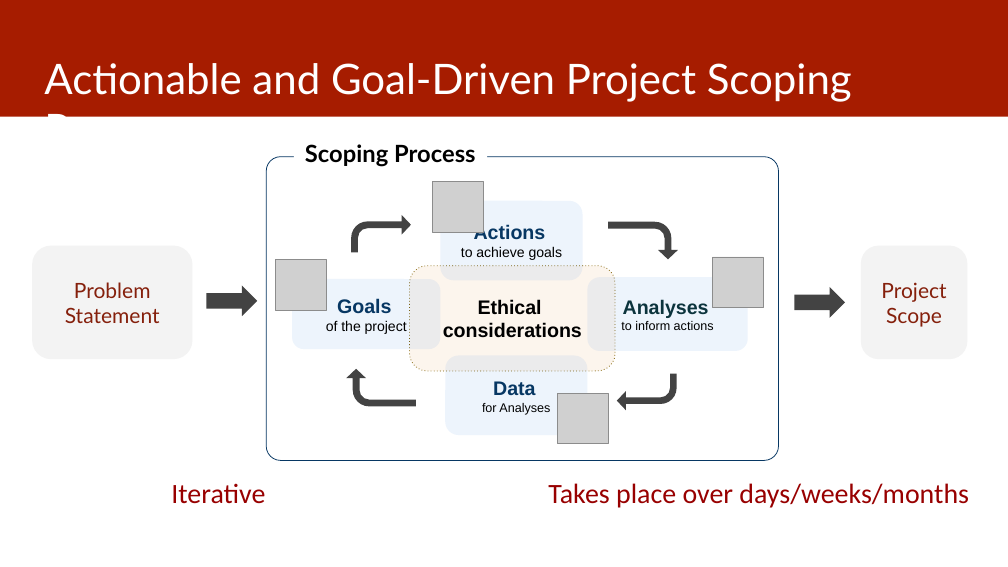
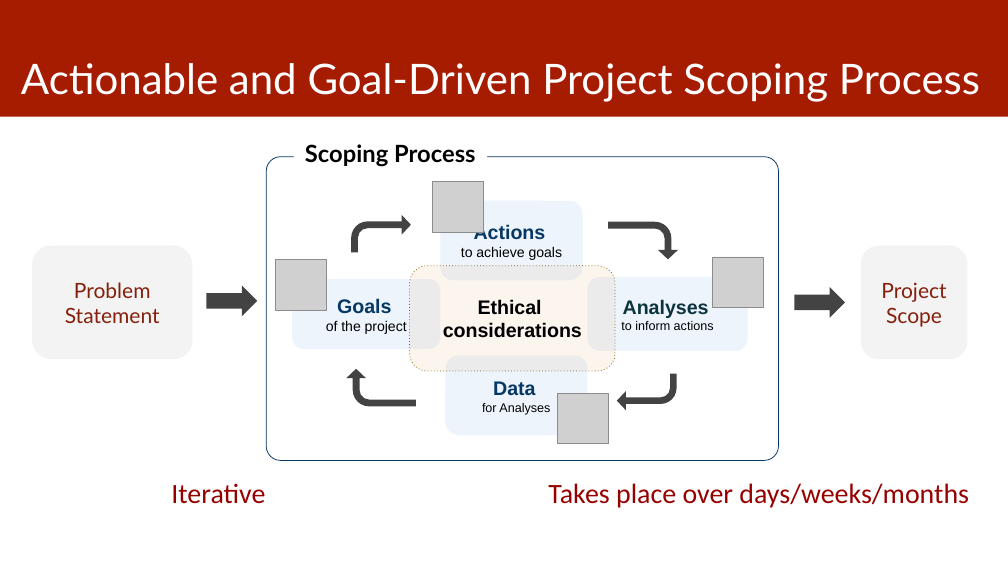
Before and after one commit to dssg/MLinPractice, a slide deck: slide 10 of Lectures/Lecture2-Scoping.pptx (slide 8 before the commit). Drawn at 1008x567 pixels with LibreOffice and Linux fonts; fonts in the diff are those of the drawing; grey boxes stand for pictures. Boxes give left, top, right and bottom in pixels: in the first picture for what was removed or moved away, otherwise in the second. Text is boxed around its words. In the diff, an @@ line names an element or a change of style, - is before the commit and + after.

```diff
--- a/Lectures/Lecture2-Scoping.pptx
+++ b/Lectures/Lecture2-Scoping.pptx
@@ title "Actionable and Goal-Driven Project Scoping ..." rewrapped from (x1=44, y1=63, x2=852, y2=117) to (x1=21, y1=63, x2=980, y2=102) @@
```
Also in this commit, not shown: 9 other slides changed, 4 slides added, 1 slide removed, 1 other file.
